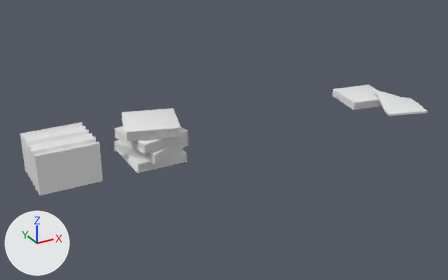
One commit to the FBX model AlienDinerDash/Assets/Art/Map/Models/Doekjes + bags.fbx: the scene before it, then after it.
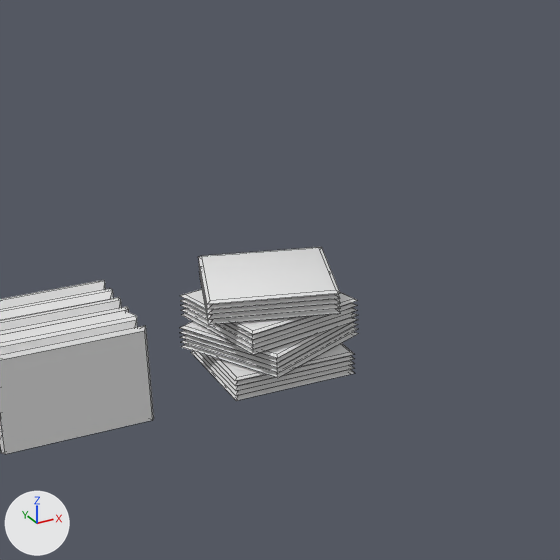
Each version appears first whole from a 50 mm lens placed at (3.441, 1.811, 2.352), pointed at (4.673, 4.053, 1.231), and next in a close-up on the part from 9% to 61% of the width and 2% to 86% of the height. The axes (+X, +Y, +Z) are drawn at lower left. The lights are the same throughout. The older version's two pictures come first. The close-ups show mesh edges as thin lines. Where no turn or scale is listed for an object, it has been applied to the vertices.

In view in the first close-up: 'Servet + paper bags'.
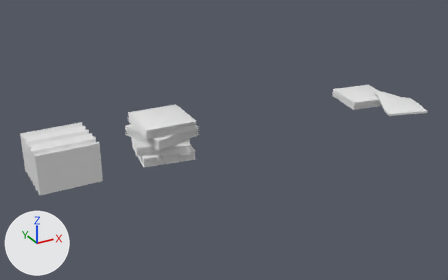
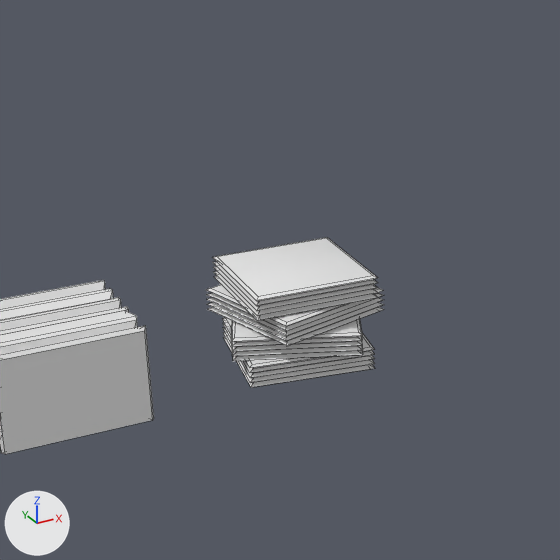
Where the newer file only moved an object's origin or applied its transform, the numbers keep the older frame.

What differs and where, as boxes (x1, y1, x2, y2) in the close-ups (560 x 560 px; the box of a moved part takes in the faces that stretch with it):
'Servet + paper bags', reshaped: before (0, 247, 359, 454); after (0, 238, 384, 454)
part 1 of me_cube_017, moved or reshaped: before (191, 343, 355, 401); after (223, 318, 375, 387)
part 2 of me_cube_017, moved or reshaped: before (180, 314, 359, 378); after (231, 319, 363, 361)
part 3 of me_cube_017, moved or reshaped: before (180, 289, 358, 355); after (206, 285, 384, 346)
part 4 of me_cube_017, moved or reshaped: before (198, 247, 341, 325); after (212, 238, 378, 321)

Diff of the bpy script that builds the scene:
```diff
--- a/AlienDinerDash/Assets/Art/Map/Models/Doekjes + bags.fbx.py
+++ b/AlienDinerDash/Assets/Art/Map/Models/Doekjes + bags.fbx.py
@@ me_cube_017 @@
 me_cube_017.from_pydata(...)  # 378 vertices, 362 faces; spans x -0.71..1.23, y -0.19..0.24, z -0.06..0.11
 # used by ob_servet___paper_bags; location = (4.527, 4.018, 1.307)
+# me_cube_017 part 1: the loose piece of 44 vertices spanning x -0.33..-0.11, y -0.12..0.1, z -0.06..-0.02 is turned -9 degrees about the z axis through its middle, then moved by (0.05, 0.0, 0.01)
+# me_cube_017 part 2: the loose piece of 44 vertices spanning x -0.36..-0.07, y -0.15..0.14, z -0.02..0.02 is turned -49.3 degrees about the z axis through its middle, then moved by (0.05, 0.0, 0.0)
+# me_cube_017 part 3: the loose piece of 44 vertices spanning x -0.35..-0.09, y -0.14..0.12, z 0.02..0.07 is moved by (0.05, 0.0, 0.0)
+# me_cube_017 part 4: the loose piece of 44 vertices spanning x -0.35..-0.08, y -0.14..0.13, z 0.07..0.11 is turned 14.6 degrees about the z axis through its middle, then moved by (0.05, 0.0, 0.0)
 me_cube_017.materials.append(mat_servetjes)
```
